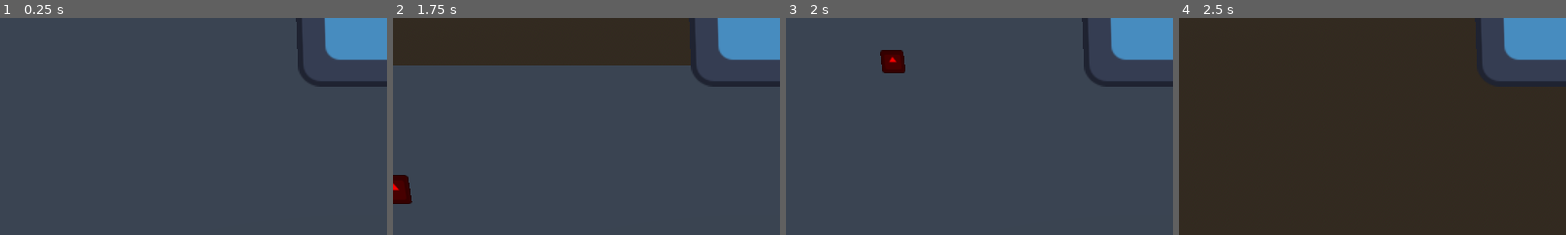
Above: before the commit, frames 1-4 (left to right).
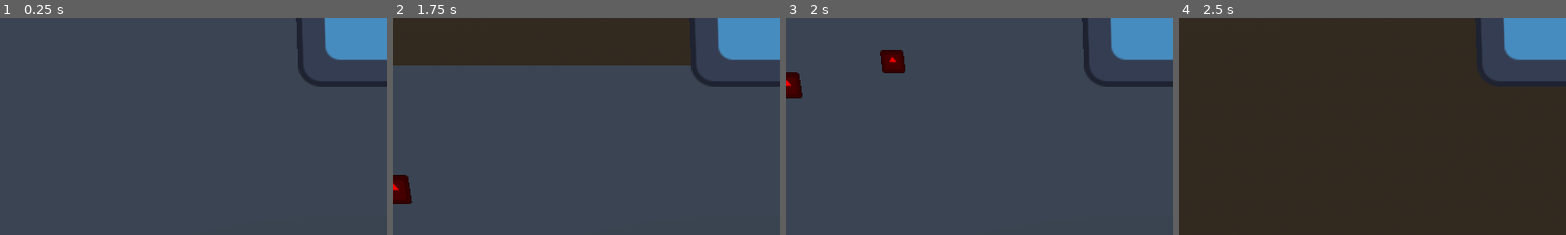
Above: after the commit, the same moments.

Repository: potatogonehaywire/Game_Design_Club
Game: Godot game, scene res://testscene.tscn
Two runs of this game, one before a commit and one after it. Both use one fixed random seed, a clock stepped at 60 frames per second and the inputs below. The engine's default icon, where the game draws it, is replaced by a stand-in: a white triangle on a blue panel in a dark square.
Inputs (mouse positions are % of the whole screen's width and height, from its top left):
- Up to frame 1 (0.25 s): no input
- Up to frame 2 (1.75 s): tap Enter at 0.5 s; move the mouse to (72, 45) at 0.52 s; hold Right (right) 0.53-1.28 s; click (72, 45) at 0.6 s; tap Space (jump) at 0.77, 0.8, 1.07, 1.35, 1.52 s; move the mouse to (30, 55) at 1.27 s; hold S (backward) from 1.28 s (still down); click (30, 55) at 1.55 s
- Up to frame 3 (2 s): keep holding S (backward); tap Space (jump) at 1.82 s
- Up to frame 4 (2.5 s): move the mouse to (60, 28) at 2.02 s; release S (backward) at 2.03 s; hold Right (right) from 2.03 s (still down); click (60, 28) at 2.1 s; tap Space (jump) at 2.3 s
The pictures show only the part of the screen within x 0-50%, y 50-100%; the shares and areas given below are measured in that part.

Frames 1-2 are identical in both runs. In frame 3, 0.5% of the frame differs, in the area x 0-5%, y 25-38%; in frame 4, nothing differs.

Commit message:
DAMAGE WORKS NOW
HUZZAH!! (on to projectiles)

Diff:
--- a/test-project/Global.gd
+++ b/test-project/Global.gd
@@ -1,3 +1,51 @@
 extends Node
 var health = 100
-var enemyHit = false
+var stamina = 100
+
+var i = 1
+var weapon = 1
+var equippedWeapon = 1
+var ranged = 1
+var equippedRanged = 1
+
+
+var enemyHitID = 0
+var enemyIsHit: bool = false
+
+
+func _process(_delta: float) -> void:
+	if stamina < 100 && stamina > 0:
+		staminaRecover()
+	elif stamina <= 0:
+		await get_tree().create_timer(2.0).timeout
+		staminaRecover()
+	else:
+		stamina = 100
+
+	if enemyIsHit == true:
+		for node in get_tree().get_nodes_in_group("enemy"):
+			if node.get("id") == enemyHitID:
+				if node.has_method("upon_hit"):
+					node.upon_hit()
+					return
+
+
+func staminaRecover() -> void:
+	if i == 1:
+		i = 0
+		stamina += 1
+		await get_tree().create_timer(0.1).timeout
+		i = 1
+
+
+func weapon_check() -> void:
+	if equippedWeapon == 1:
+		weapon = 1
+	elif equippedWeapon == 2:
+		weapon = 1.5
+
+func ranged_weapon_check() -> void:
+	if equippedRanged == 1:
+		ranged = 1
+	elif equippedRanged == 2:
+		ranged = 1.5
--- a/test-project/player.gd
+++ b/test-project/playerAttacks.gd
@@ -3,8 +3,10 @@
 const speed = 5
 const jumpspeed = 20
 var jump = 2
+var cooldownOff = true
+var damaged = null
 @onready var attack = $AttackHitbox/AttackHitboxCollision
-@onready var enemy = "res://testdummy.tscn"
+@onready var cooldown = $cooldown
 
 func _ready() -> void:
 	attack.disabled = true
@@ -13,10 +15,14 @@
 	if Global.health <= 0:
 		Global.health = 100
 		get_tree().reload_current_scene()
-	if Input.is_action_just_pressed("attack"):
+	if Input.is_action_just_pressed("attack") && Global.stamina > 10 && cooldownOff == true:
+		Global.weapon_check()
 		attack.disabled = false
+		Global.stamina -= 10
 		await get_tree().create_timer(0.1).timeout
 		attack.disabled = true
+		cooldownOff = false
+		cooldown.start(0.5)
 
 func _physics_process(_delta: float) -> void:
 	if Input.is_action_pressed("left"):
@@ -36,23 +42,28 @@
 	if is_on_floor():
 		velocity.y = 0
 		jump = 2
-		if Input.is_action_just_pressed("jump") && jump >= 1:
+		if Input.is_action_just_pressed("jump") && jump >= 1 && Global.stamina >= 15:
+			Global.stamina -= 15
 			velocity.y += jumpspeed
 			jump -= 1
 	else:
 		velocity.y -= 3
-		if Input.is_action_just_pressed("jump") && jump >= 1:
+		if Input.is_action_just_pressed("jump") && jump >= 1 && Global.stamina >= 15:
+			Global.stamina -= 15
 			velocity.y = 0
 			velocity.y += jumpspeed
 			jump -= 1
 	move_and_slide()
 
-
 func _on_attack_hitbox_body_entered(body: Node3D) -> void:
 	if body.is_in_group("enemy") && attack.disabled == false:
-		enemy_hit()
+		if body.has_method("upon_hit"):
+			var id = body.id
+			Global.enemyHitID = id
+			enemy_hit()
 
 func enemy_hit() -> void:
-	Global.enemyHit = true
-	await get_tree().create_timer(0.1).timeout
-	Global.enemyHit = false
+	Global.enemyIsHit = true
+
+func _on_cooldown_timeout() -> void:
+	cooldownOff = true
--- a/test-project/player.tscn
+++ b/test-project/playerAttacks.tscn
@@ -1,6 +1,6 @@
 [gd_scene load_steps=6 format=3 uid="uid://coplxaemyo182"]
 
-[ext_resource type="Script" uid="uid://dam25ksb1hhsf" path="res://player.gd" id="1_onrkg"]
+[ext_resource type="Script" uid="uid://dwjsat7w3ccji" path="res://playerAttacks.gd" id="1_u78ne"]
 [ext_resource type="Texture2D" uid="uid://d04aeigorso2u" path="res://icon.svg" id="2_i3pqv"]
 
 [sub_resource type="BoxShape3D" id="BoxShape3D_hqtel"]
@@ -13,7 +13,7 @@
 size = Vector3(0.23966552, 0.24975586, 0.128479)
 
 [node name="Player??" type="CharacterBody3D" groups=["player"]]
-script = ExtResource("1_onrkg")
+script = ExtResource("1_u78ne")
 
 [node name="PlayerSprite" type="Sprite3D" parent="."]
 transform = Transform3D(0.15091991, 0, 0, 0, 0.15091991, 0, 0, 0, 0.15091991, 0, 0, 0)
@@ -41,4 +41,7 @@
 shape = SubResource("BoxShape3D_onrkg")
 debug_color = Color(0.14366537, 0.6347878, 0.3525482, 0.41960785)
 
+[node name="cooldown" type="Timer" parent="."]
+
 [connection signal="body_entered" from="AttackHitbox" to="." method="_on_attack_hitbox_body_entered"]
+[connection signal="timeout" from="cooldown" to="." method="_on_cooldown_timeout"]
--- a/test-project/project.godot
+++ b/test-project/project.godot
@@ -23,6 +23,7 @@
 
 player=""
 enemy=""
+playerHitbox=""
 
 [input]
 
@@ -59,6 +60,11 @@
 "deadzone": 0.2,
 "events": [Object(InputEventMouseButton,"resource_local_to_scene":false,"resource_name":"","device":-1,"window_id":0,"a …(253 unchanged characters)…
 , Object(InputEventKey,"resource_local_to_scene":false,"resource_name":"","device":-1,"window_id":0,"alt_pressed":false …(183 unchanged characters)…
-, Object(InputEventKey,"resource_local_to_scene":false,"resource_name":"","device":-1,"window_id":0,"alt_pressed":false,"shift_pressed":false,"ctrl_pressed":false,"meta_pressed":false,"pressed":false,"keycode":0,"physical_keycode":69,"key_label":0,"unicode":101,"location":0,"echo":false,"script":null)
 ]
 }
+ranged={
+"deadzone": 0.2,
+"events": [Object(InputEventKey,"resource_local_to_scene":false,"resource_name":"","device":-1,"window_id":0,"alt_pressed":false,"shift_pressed":false,"ctrl_pressed":false,"meta_pressed":false,"pressed":false,"keycode":0,"physical_keycode":69,"key_label":0,"unicode":101,"location":0,"echo":false,"script":null)
+, Object(InputEventMouseButton,"resource_local_to_scene":false,"resource_name":"","device":-1,"window_id":0,"alt_pressed":false,"shift_pressed":false,"ctrl_pressed":false,"meta_pressed":false,"button_mask":0,"position":Vector2(0, 0),"global_position":Vector2(0, 0),"factor":1.0,"button_index":2,"canceled":false,"pressed":false,"double_click":false,"script":null)
+]
+}
--- a/test-project/testdummy.gd
+++ b/test-project/testdummy.gd
@@ -1,24 +1,19 @@
 extends CharacterBody3D
 
-@onready var timer = $Timer
-var enemyhp = 30
 var canDamage = true
+var my_id = 0
+#var unique_run_id: int = 0
+#var isHit = false
 const speed = 15
+@export var id = 0
+@export var enemyhp = 30
 
 
-func _process(_delta: float) -> void:
-	if Global.enemyHit == true && canDamage == true:
-		enemyhp -= 15
-		canDamage = false
-		timer.start(0.5)
-		timer.timeout.connect(_on_timer_timeout)
-		if enemyhp <= 0:
-			queue_free()
-			await get_tree().create_timer(5.0).timeout
-
+func _ready() -> void:
+	my_id = self.id
+	print(name, " is id ", my_id)
 
 func _physics_process(_delta: float) -> void:
-
 	if is_on_floor():
 		velocity.y = 0
 	else:
@@ -26,13 +21,36 @@
 
 	move_and_slide()
 
-
 func _on_hitbox_body_entered(body: Node3D) -> void:
 	if body.is_in_group("player"):
 		Global.health -= 20
 		print (Global.health)
-	await get_tree().create_timer(2.0).timeout
 
 
-func _on_timer_timeout() -> void:
-	canDamage = true
+func upon_hit():
+	my_id = Global.enemyHitID
+	if self.my_id == Global.enemyHitID:
+		if self.enemyhp > 0:
+			take_damage()
+	else:
+		print("sad")
+
+func take_damage() -> void:
+	if self.canDamage == true:
+		Global.enemyIsHit = false
+		self.canDamage = false
+		self.enemyhp -= 15 * Global.weapon
+		if self.enemyhp <= 0:
+			Global.enemyIsHit = false
+			self.queue_free()
+		else:
+			print (self.enemyhp)
+			self.canDamage = true
+
+
+func die() -> void:
+	print("eurgh")
+	$Collision.disabled = true
+	$Hitbox/HitboxShape.disabled = true
+	self.visible = false
+	self.queue_free()
--- a/test-project/testdummy.tscn
+++ b/test-project/testdummy.tscn
@@ -21,14 +21,11 @@
 transform = Transform3D(1, 0, 0, 0, 1, 0, 0, 0, 1, -0.005065918, 0.005859375, -0.009277344)
 shape = SubResource("BoxShape3D_cxp23")
 
-[node name="Hitbox" type="Area3D" parent="."]
+[node name="Hitbox" type="Area3D" parent="." groups=["playerHitbox"]]
 
 [node name="HitboxShape" type="CollisionShape3D" parent="Hitbox"]
 transform = Transform3D(1, 0, 0, 0, 1, 0, 0, 0, 1, -0.01586914, 0.00793457, 0)
 shape = SubResource("BoxShape3D_3clko")
 debug_color = Color(0.9665665, 1.4439225e-06, 0.48270833, 0.41960785)
 
-[node name="Timer" type="Timer" parent="."]
-
 [connection signal="body_entered" from="Hitbox" to="." method="_on_hitbox_body_entered"]
-[connection signal="timeout" from="Timer" to="." method="_on_timer_timeout"]
--- a/test-project/testscene.tscn
+++ b/test-project/testscene.tscn
@@ -1,6 +1,6 @@
 [gd_scene load_steps=8 format=3 uid="uid://bpu5jbnqrkoy7"]
 
-[ext_resource type="PackedScene" uid="uid://coplxaemyo182" path="res://player.tscn" id="1_jotil"]
+[ext_resource type="PackedScene" uid="uid://coplxaemyo182" path="res://playerAttacks.tscn" id="1_jotil"]
 [ext_resource type="PackedScene" uid="uid://jk53jislx0pl" path="res://testdummy.tscn" id="2_44gc5"]
 
 [sub_resource type="BoxMesh" id="BoxMesh_8mdrg"]
@@ -39,3 +39,12 @@
 
 [node name="testdummy" parent="Enemies" instance=ExtResource("2_44gc5")]
 transform = Transform3D(0.15, 0, 0, 0, 0.15, 0, 0, 0, 0.15, 0.409, 0.5, 0)
+id = 1
+
+[node name="testdummy2" parent="Enemies" instance=ExtResource("2_44gc5")]
+transform = Transform3D(0.15, 0, 0, 0, 0.15, 0, 0, 0, 0.15, -0.68458545, 0.5, 0)
+id = 2
+
+[node name="testdummy3" parent="Enemies" instance=ExtResource("2_44gc5")]
+transform = Transform3D(0.15, 0, 0, 0, 0.15, 0, 0, 0, 0.15, -0.009276837, 0.5, 0.6029473)
+id = 3
Renamed: test-project/player.gd.uid -> test-project/playerAttacks.gd.uid
Not shown, changed: .DS_Store
